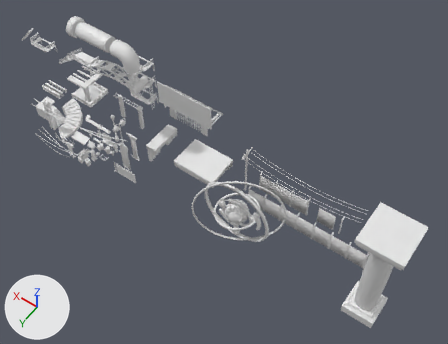
Two versions of the FBX model Assets/ART/Mesh/Environment/DecorationSet.fbx, one commit apart.
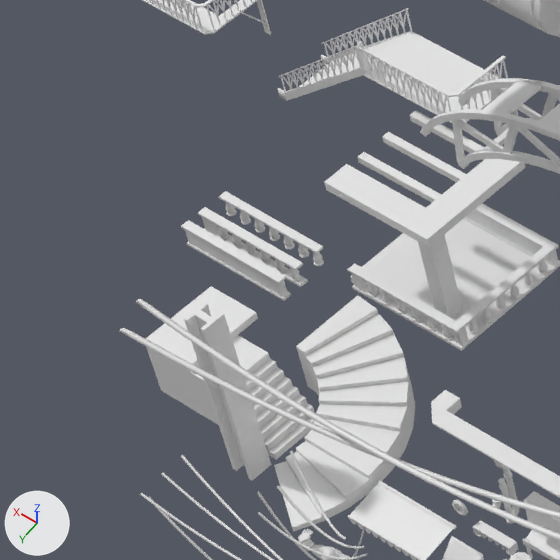
Each version appears first whole from a camera (50 mm lens) standing at (-76.8, 89.3, 81.6) and looking at (-42.0, 40.6, 5.0), and next in a close-up on the part from 2% to 24% of the width and 13% to 42% of the height. Lighting does not change. The marker at lower left points along +X, +Y and +Z. Materials are left out; every surface is plain grey. Where no turn or scale is listed for an object, it has been applied to the vertices. Vertices at the same position are counted once.

The first close-up shows 'Balcony.001', 'Balcony.002', 'Balcony.004', 'CurveSteps.002', 'FireLadder.001', 'HouseFacade.003', 'MetalConstruct_curved.005', 'MetalPoleBig.003', 'RCables.004', 'RinneLong', 'Schutz.001', 'Steps02'.
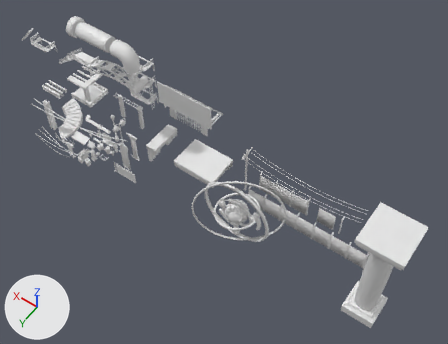
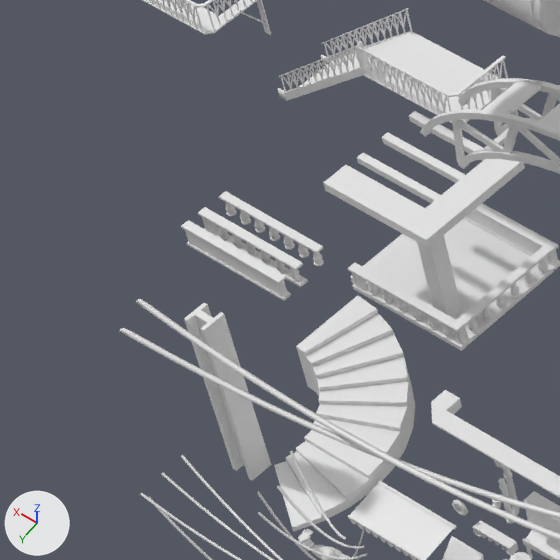
What differs and where, as boxes (x1, y1, x2, y2) in the close-ups (560 x 560 px; the box of a moved part takes in the faces that stretch with it):
'Balcony.001', reshaped: before (324, 110, 560, 351); after (323, 111, 560, 351)
'Steps02', deleted: before (146, 286, 315, 459)
part 1 of me_balcony, moved or reshaped: before (324, 159, 525, 318); after (323, 159, 525, 318)
part 2 of me_balcony, moved or reshaped: before (358, 152, 442, 203); after (357, 153, 441, 203)
part 3 of me_balcony, moved or reshaped: before (382, 132, 466, 182); after (382, 133, 465, 183)
part 4 of me_balcony, moved or reshaped: before (410, 110, 485, 160); after (409, 111, 485, 161)
part 5 of me_balcony, moved or reshaped: before (351, 273, 367, 291); after (351, 272, 367, 290)
part 6 of me_balcony, moved or reshaped: before (368, 283, 379, 297); after (368, 282, 379, 296)
part 7 of me_balcony, moved or reshaped: before (382, 292, 393, 305); after (382, 290, 393, 304)
part 8 of me_balcony, moved or reshaped: before (397, 299, 408, 314); after (397, 298, 408, 313)
part 9 of me_balcony, moved or reshaped: before (412, 308, 423, 322); after (412, 307, 423, 321)
part 10 of me_balcony, moved or reshaped: before (427, 317, 438, 331); after (427, 316, 438, 330)
part 11 of me_balcony, moved or reshaped: before (442, 326, 454, 340); after (442, 325, 454, 339)
part 12 of me_balcony, moved or reshaped: before (347, 263, 456, 328); after (348, 263, 456, 327)
part 13 of me_balcony, moved or reshaped: before (352, 285, 456, 345); after (352, 284, 456, 344)
part 14 of me_balcony, added: after (449, 247, 551, 332)
part 15 of me_balcony, added: after (453, 264, 554, 349)
part 16 of me_balcony, rebuilt: before (496, 296, 507, 311); after (496, 295, 507, 310)
part 17 of me_balcony, rebuilt: before (510, 284, 520, 300); after (510, 283, 520, 299)

Edits to the bpy script that builds the scene:
```text
Change me_balcony:
    used by ob_balcony_001; location = (-6.94, 39.17, -0.04)
    remove me_balcony.from_pydata(...)  # 1699 vertices, 1566 faces; spans x -4.74..0.45, y -4.41..0.33, z 0.0..4.4
    add me_balcony.from_pydata(...)  # 1699 vertices, 1566 faces; spans x -4.74..0.45, y -4.41..0.3, z 0.0..4.4
    me_balcony part 1: the loose piece of 34 vertices spanning x -3.94..0.45, y -4.4..0.0, z 0.12..4.4 is moved by (0.0, 0.03, 0.0)
    me_balcony part 2: the loose piece of 8 vertices spanning x -2.94..0.45, y -1.76..-1.47, z 4.11..4.35 is moved by (0.0, 0.03, 0.0)
    me_balcony part 3: the loose piece of 8 vertices spanning x -2.94..0.45, y -2.88..-2.6, z 4.11..4.35 is moved by (0.0, 0.03, 0.0)
    me_balcony part 4: the loose piece of 8 vertices spanning x -2.94..0.45, y -4.12..-3.83, z 4.11..4.35 is moved by (0.0, 0.03, 0.0)
    me_balcony part 5: the loose piece of 40 vertices spanning x -0.39..-0.1, y 0.03..0.3, z 0.34..1.04 is moved by (0.03, -0.03, 0.0)
    me_balcony part 6: the loose piece of 120 vertices spanning x -0.97..-0.64, y 0.0..0.33, z 0.35..1.03 is moved by (0.03, -0.03, 0.0)
    me_balcony part 7: the loose piece of 120 vertices spanning x -1.6..-1.27, y 0.0..0.33, z 0.35..1.03 is moved by (0.03, -0.03, 0.0)
    me_balcony part 8: the loose piece of 120 vertices spanning x -2.24..-1.91, y 0.0..0.33, z 0.35..1.03 is moved by (0.03, -0.03, 0.0)
    me_balcony part 9: the loose piece of 120 vertices spanning x -2.89..-2.56, y 0.0..0.33, z 0.35..1.03 is moved by (0.03, -0.03, 0.0)
    me_balcony part 10: the loose piece of 120 vertices spanning x -3.56..-3.23, y 0.0..0.33, z 0.35..1.03 is moved by (0.03, -0.03, 0.0)
    me_balcony part 11: the loose piece of 120 vertices spanning x -4.22..-3.89, y 0.0..0.33, z 0.35..1.03 is moved by (0.03, -0.03, 0.0)
    me_balcony part 12: the loose piece of 8 vertices spanning x -4.41..0.0, y 0.0..0.33, z 1.02..1.11 is moved by (0.03, -0.03, 0.0)
    me_balcony part 13: the loose piece of 8 vertices spanning x -4.41..0.0, y 0.0..0.33, z 0.26..0.35 is moved by (0.03, -0.03, 0.0)
    me_balcony part 14: a new loose piece, a box spanning x -4.712..-4.377, y -4.106..0.3, z 1.02..1.108
    me_balcony part 15: a new loose piece, a box spanning x -4.712..-4.377, y -4.106..0.3, z 0.262..0.351
    me_balcony part 16: the loose piece of 120 vertices spanning x -4.74..-4.41, y -1.91..-1.58, z 0.35..1.03 is rebuilt with 120 vertices and now spans x -4.71..-4.38, y -1.94..-1.61, z 0.35..1.03
    me_balcony part 17: the loose piece of 120 vertices spanning x -4.74..-4.41, y -2.55..-2.22, z 0.35..1.03 is rebuilt with 120 vertices and now spans x -4.71..-4.38, y -2.59..-2.26, z 0.35..1.03
Remove ob_steps02:
    ob_steps02 = bpy.data.objects.new('Steps02', me_cube_015)
    ob_steps02.location = (-5.03, 46.15, 0.0)
```
